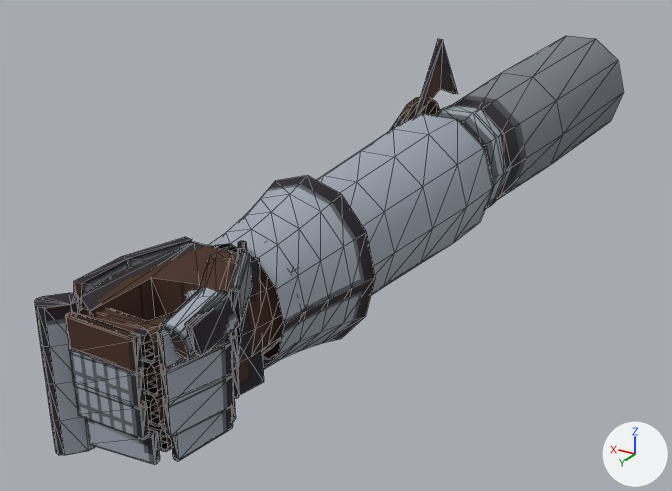
The glTF model templates/models/gauntlets/knight/knight_R.glb, before and after one commit.
The view is the same before and after, from a 50 mm lens placed at (-0.281, 0.355, 0.232), pointed at (0.048, -0.192, -0.042). The lights are fixed; the arrows at lower right show +X, +Y and +Z. The first picture is the older version. Mesh edges are drawn as thin lines. Vertices at exactly the same position are counted once.

The first picture shows 'knight_R mesh'.
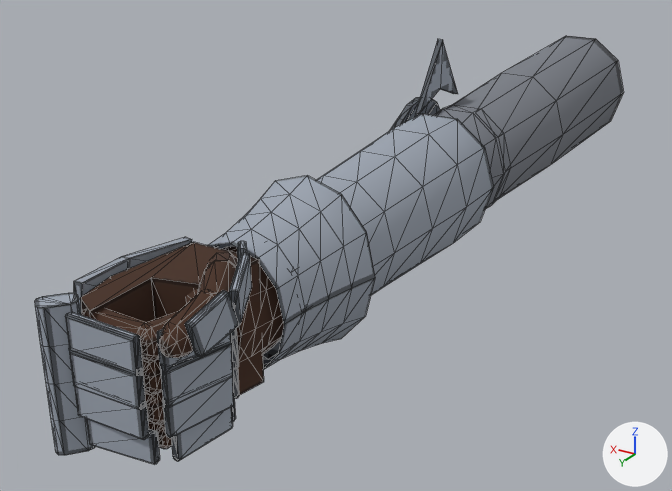
What changed in the scene script:
```text
Change me_knight_r:
    used by ob_knight_r_mesh; location = (0.0, 0.0, 0.0)
    remove me_knight_r.from_pydata(...)  # 1232 vertices, 2022 faces; spans x -0.05..0.059, y -0.6..0.102, z -0.055..0.096
    add me_knight_r.from_pydata(...)  # 1512 vertices, 2832 faces; spans x -0.05..0.059, y -0.6..0.102, z -0.055..0.096
    me_knight_r part 1: the loose piece of 24 vertices spanning x -0.033..-0.009, y 0.046..0.086, z 0.0..0.017 is rebuilt with 40 vertices and now spans x -0.032..-0.01, y 0.046..0.088, z 0.0..0.017
    me_knight_r part 2: the loose piece of 24 vertices spanning x -0.02..0.02, y 0.073..0.088, z 0.017..0.034 is rebuilt with 40 vertices and now spans x -0.02..0.024, y 0.073..0.088, z 0.017..0.034
    me_knight_r part 3: the loose piece of 24 vertices spanning x -0.021..0.018, y 0.072..0.087, z -0.033..-0.018 is rebuilt with 40 vertices and now spans x -0.021..0.02, y 0.072..0.087, z -0.033..-0.018
    me_knight_r part 4: the loose piece of 24 vertices spanning x -0.033..0.003, y 0.001..0.042, z 0.02..0.049 is rebuilt with 40 vertices and now spans x -0.031..0.002, y 0.002..0.041, z 0.021..0.048
    me_knight_r part 5: the loose piece of 24 vertices spanning x -0.02..0.02, y 0.073..0.088, z 0.0..0.017 is rebuilt with 40 vertices and now spans x -0.02..0.024, y 0.073..0.088, z 0.0..0.017
    me_knight_r part 6: the loose piece of 24 vertices spanning x -0.033..-0.009, y 0.046..0.085, z -0.017..0.0 is rebuilt with 40 vertices and now spans x -0.032..-0.01, y 0.046..0.088, z -0.017..0.0
    me_knight_r part 7: the loose piece of 24 vertices spanning x -0.033..-0.002, y 0.028..0.058, z 0.017..0.034 is rebuilt with 48 vertices and now spans x -0.032..-0.002, y 0.027..0.058, z 0.017..0.034
    me_knight_r part 8: the loose piece of 24 vertices spanning x -0.02..0.02, y 0.073..0.088, z -0.017..0.0 is rebuilt with 40 vertices and now spans x -0.02..0.024, y 0.073..0.088, z -0.017..0.0
    me_knight_r part 9: the loose piece of 24 vertices spanning x -0.029..-0.011, y 0.045..0.082, z -0.033..-0.018 is rebuilt with 40 vertices and now spans x -0.028..-0.011, y 0.046..0.084, z -0.033..-0.018
    me_knight_r part 10: the loose piece of 24 vertices spanning x -0.033..-0.009, y 0.046..0.086, z 0.017..0.034 is rebuilt with 40 vertices and now spans x -0.032..-0.01, y 0.046..0.088, z 0.017..0.034
    me_knight_r part 11: 2 vertices moved within x -0.036..-0.031, y 0.03..0.05, z 0.035; 48 vertices removed from x -0.045..-0.015, y 0.027..0.085, z 0.022..0.05; 88 vertices added at x -0.045..-0.016, y 0.026..0.089, z 0.023..0.05
    me_knight_r part 12: 1409 kept faces spanning x -0.05..0.059, y -0.6..0.102, z -0.055..0.096 get new texture (UV) coordinates
    other edits to the shape of me_knight_r do not show in these pictures
```

Pixel boxes [x1, y1, x2, y2] of what changed, in the pictures (672 x 491 px; the box of a moved part takes in the faces that stretch with it):
part 1 of me_knight_r, rebuilt
    before: [147, 360, 162, 396]
    after: [143, 358, 162, 393]
part 2 of me_knight_r, rebuilt (11% narrower)
    before: [80, 307, 154, 361]
    after: [80, 308, 146, 359]
part 3 of me_knight_r, rebuilt (mostly hidden)
    before: [148, 423, 167, 450]
    after: [148, 421, 159, 431]
part 4 of me_knight_r, rebuilt
    before: [209, 252, 238, 262]
    after: [207, 252, 238, 267]
part 5 of me_knight_r, rebuilt (mostly hidden afterwards)
    before: [142, 360, 157, 394]
    after: [142, 358, 149, 392]
part 6 of me_knight_r, rebuilt
    before: [150, 393, 164, 427]
    after: [146, 392, 164, 424]
part 7 of me_knight_r, rebuilt (mostly hidden)
    before: [186, 290, 198, 301]
    after: [186, 290, 198, 304]
part 8 of me_knight_r, rebuilt (mostly hidden)
    before: [145, 393, 160, 425]
    after: [144, 390, 151, 422]
part 9 of me_knight_r, rebuilt (mostly hidden)
    before: [159, 424, 172, 452]
    after: [156, 422, 172, 449]
part 10 of me_knight_r, rebuilt
    before: [139, 312, 173, 363]
    after: [140, 311, 179, 361]
part 11 of me_knight_r, moved or reshaped
    before: [159, 258, 238, 359]
    after: [158, 260, 236, 358]
part 12 of me_knight_r, surface changed
    both: [35, 36, 624, 464]
